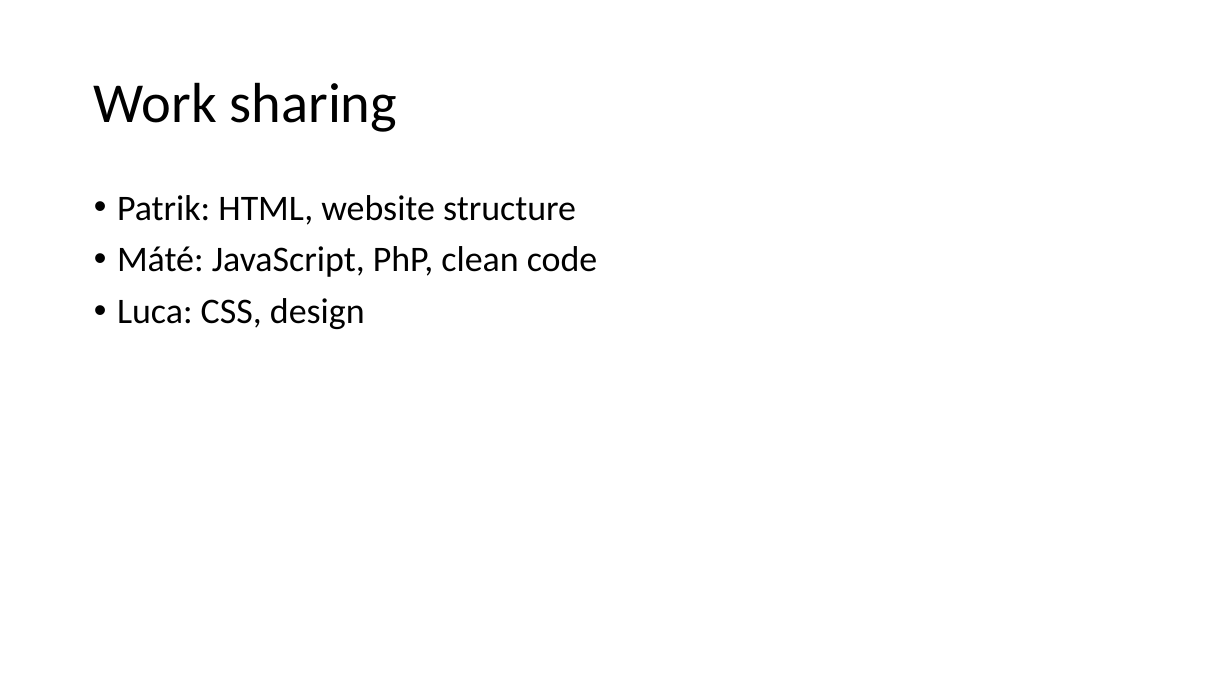
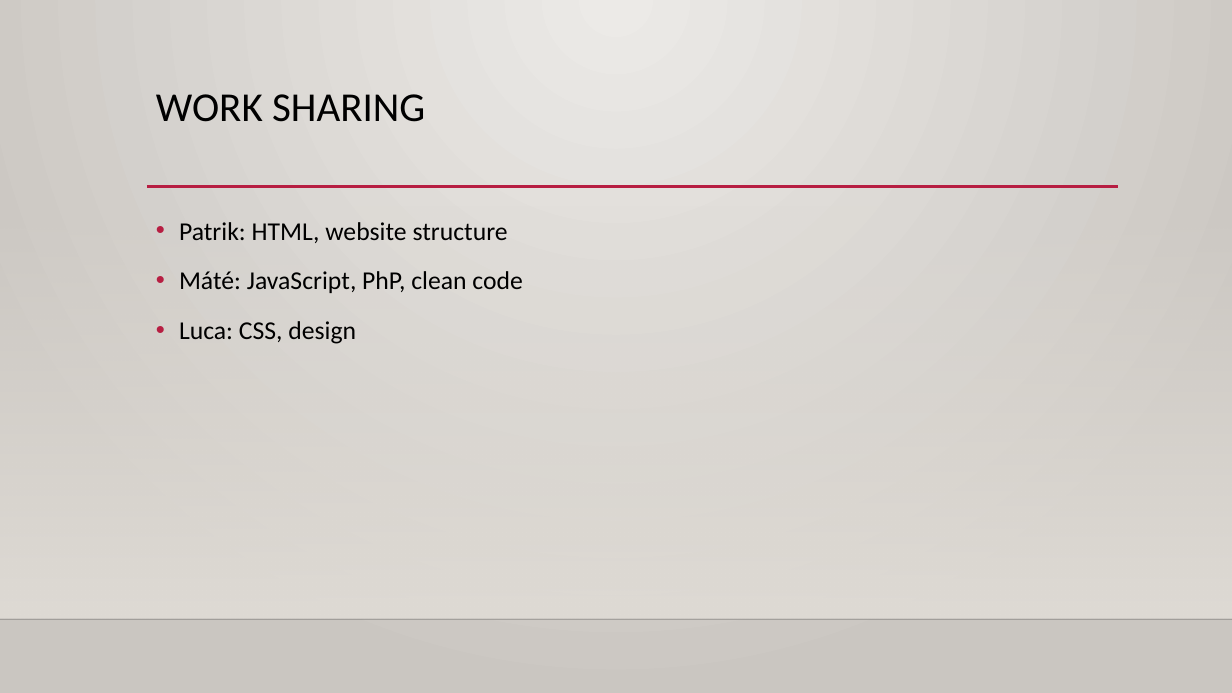
Before and after one commit to Luluemzi/Zaloghaz, a slide deck: slide 2 of Pawnshop_and_Jewelry_Store.pptx (slide 10 before the commit). Drawn at 1232x693 pixels with LibreOffice and Linux fonts; fonts in the diff are those of the drawing; background and template pictures are left out. Boxes give left, top, right and bottom in pixels: in the first picture for what was removed or moved away, otherwise in the second. Text is boxed around its words. In the diff, an @@ line names an element or a change of style, - is before the commit and + after.

```diff
--- a/Pawnshop_and_Jewelry_Store.pptx
+++ b/Pawnshop_and_Jewelry_Store.pptx
@@ background #FFFFFF to gradient #ECEAE7 to #CAC7C1 @@
@@ title "WORK SHARING" at [156,94,425,122]: vertical alignment middle to top @@
@@ title at [156,94,425,122]: text changed; size 44 to 32 pt @@
-Work sharing
+WORK SHARING
@@ rectangle added at [0,204,1232,619], fill gradient #DFDBD5 @@
@@ text "Patrik: HTML, website structure": place and size @@
-text "Patrik: HTML, website structure" at [117,195,597,329]
+text "Patrik: HTML, website structure" at [179,222,522,344]
@@ text "Patrik: HTML, website structure" at [179,222,522,344]: size 28 to 20 pt; line spacing 0.9 to 1.2 @@
@@ line added from (147, 187) to (1118, 187), #B71E42 2.5 pt @@
@@ line added from (0, 619) to (1232, 619), #000001 1 pt @@
```
Also in this commit, not shown: 10 other slides changed, 6 slides added, 2 slides removed, 1 other file.
